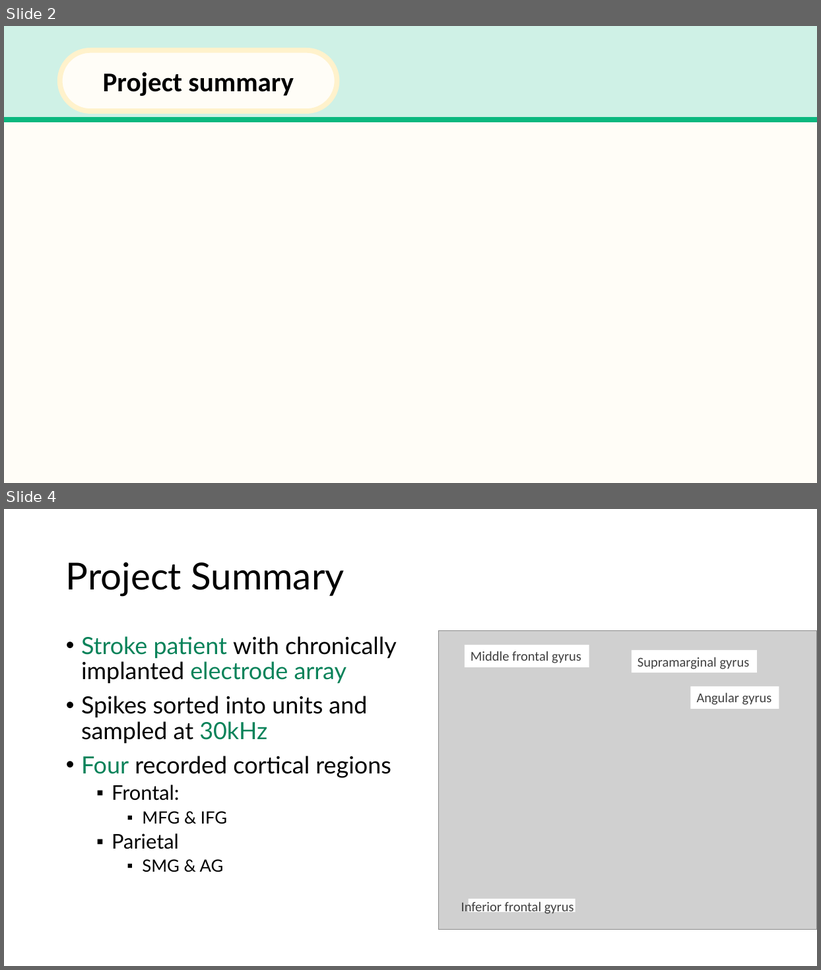
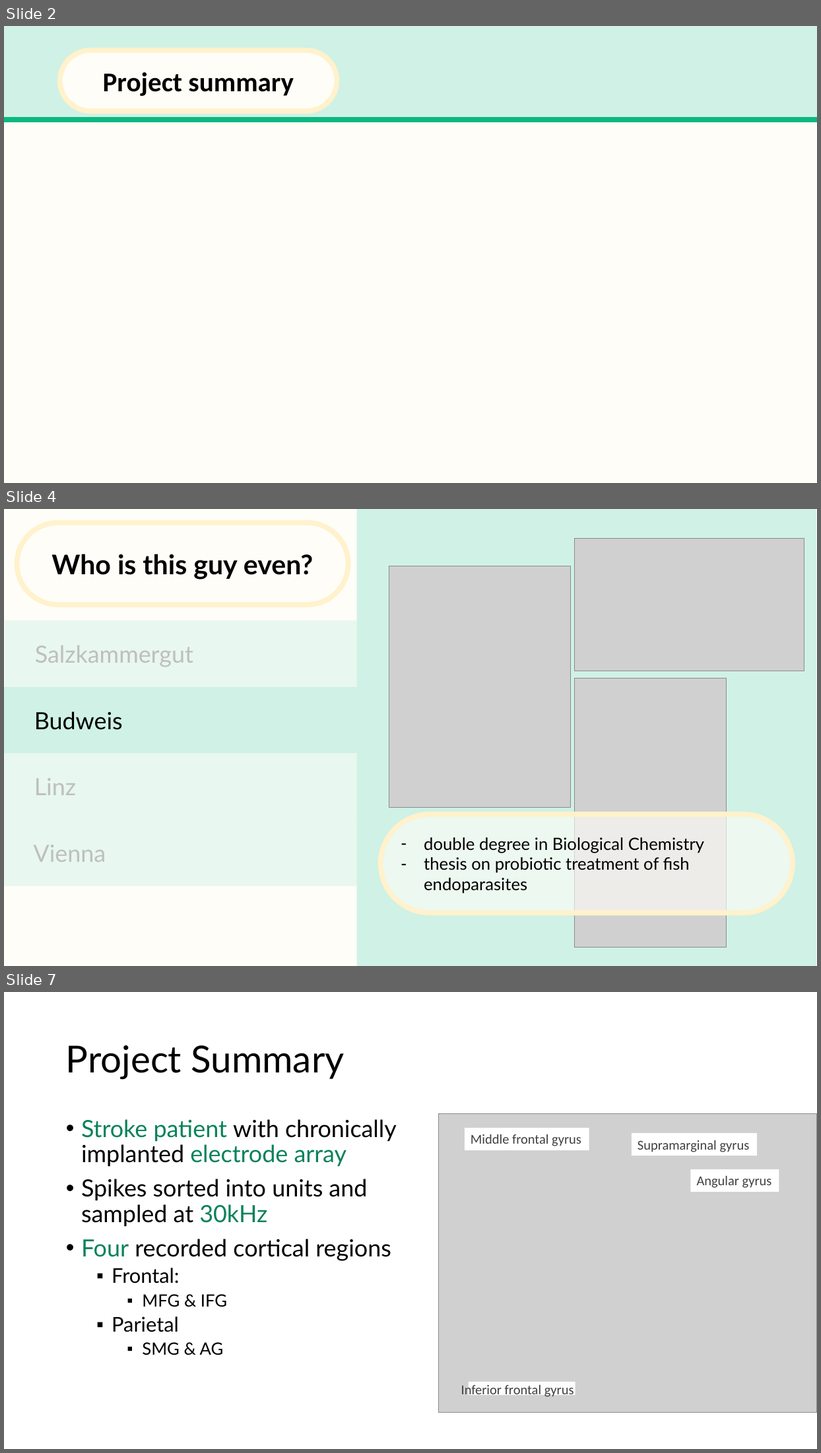
Before and after one commit to trNk27/Human_Data_Exploration, a slide deck: presentation/Prototype.pptx. Shown one above the other, each under a label of ours: slides 2 and 4 before the commit, slides 2, 4 and 7 after it; the slides between them are not shown. The pictures are 821x970 and 821x1453 pixels, drawn with LibreOffice and Linux fonts; fonts in the diff are those of the drawing; grey boxes stand for pictures; background and template pictures are left out. Boxes give left, top, right and bottom in pixels: in the first picture for what was removed or moved away, otherwise in the second. Text is boxed around its words. In the diff, an @@ line names an element or a change of style, - is before the commit and + after.

```diff
--- a/presentation/Prototype.pptx
+++ b/presentation/Prototype.pptx
@@ slide 4 added at box(4, 509, 817, 966), background #FFFDF7 @@
@@ rounded rectangle added at box(17, 523, 348, 605), fill #FFFDF7, outline #FFF2CC 6 pt, 32 pt, text #000000, bold @@
+Who is this guy even?
@@ rectangle added at box(357, 509, 816, 966), fill #CFF1E6 @@
@@ picture added at box(575, 538, 805, 671) @@
@@ picture added at box(389, 566, 570, 808) @@
@@ rectangle added at box(5, 621, 357, 687), fill #CFF1E6 at 46% opacity, 28 pt, text #BFBFBF @@
+Salzkammergut
@@ picture added at box(575, 678, 727, 948) @@
@@ rectangle added at box(4, 687, 357, 754), fill #CFF1E6, 28 pt, text #000000 @@
+Budweis
@@ rectangle added at box(4, 754, 357, 820), fill #CFF1E6 at 46% opacity, 28 pt, text #BFBFBF @@
+Linz
@@ rectangle added at box(4, 820, 357, 887), fill #CFF1E6 at 46% opacity, 28 pt, text #BFBFBF @@
+Vienna
@@ rounded rectangle added at box(380, 815, 793, 914), fill #FFFDF7 at 64% opacity, outline #FFF2CC 6 pt, 20 pt, text #000000 @@
+– double degree in Biological Chemistry
+– thesis on probiotic treatment of fish endoparasites
@@ what was slide 4 is now slide 7 @@
```
Also in this commit, not shown: 5 slides changed, 4 other slides added, 1 slide removed, 2 other files.
